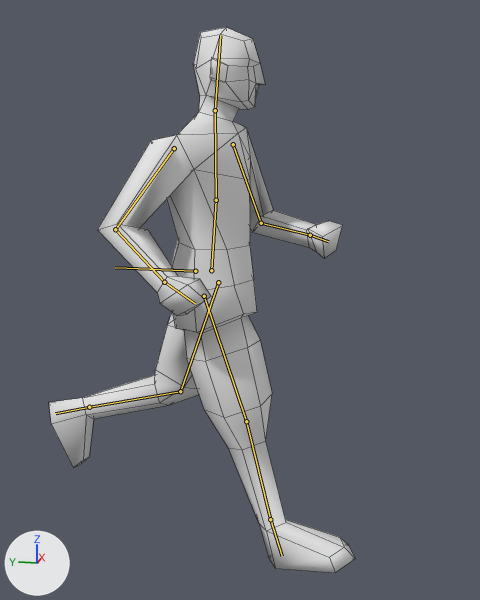
Before and after pictures for a commit that changed the Blender file animations/anim_move.blend.
Camera for both pictures: a camera (50 mm lens) standing at (-2.094, -0.514, 1.447) and looking at (-0.007, -0.097, 0.925). Arrows for +X, +Y and +Z are at lower left; the lights stay in place. Both versions are drawn at frame 18 of the action 'run-loop'; the numbers are the values there. The bones that bend it are drawn over the model as lines. Mesh edges are drawn as thin lines.

In view in the first picture: 'soldier_sr'.
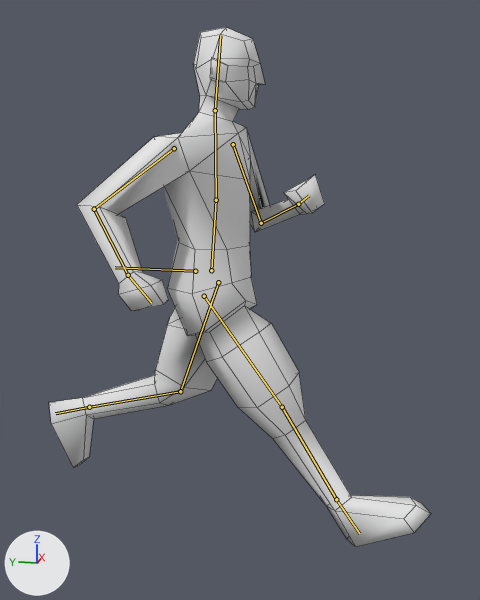
The change, as a list of edits to the scene's bpy script:
```text
Change bone_elbowl:
    where bone_elbowl = bpy.data.objects['Armature'].pose.bones['ElbowL']  # child of 'ArmL'
    bone_elbowl.rotation_quaternion: (0.852, 0.418, 0.054, 0.31) -> (0.681, 0.571, 0.096, 0.448)  # degrees (49, -10, 36) -> degrees (69, -22, 51)
Change bone_armr:
    where bone_armr = bpy.data.objects['Armature'].pose.bones['ArmR']  # child of 'Spine2'
    bone_armr.rotation_quaternion: (0.866, -0.084, -0.445, 0.21) -> (0.808, -0.208, -0.518, 0.189)  # degrees (-29, -47, 40) -> degrees (-55, -49, 53)
Change bone_hipr:
    where bone_hipr = bpy.data.objects['Armature'].pose.bones['HipR']  # child of 'Root'
    bone_hipr.rotation_quaternion: (0.981, 0.042, 0.124, -0.144) -> (0.947, 0.058, 0.127, -0.29)  # degrees (3, 15, -16) -> degrees (2, 16, -34)
```

Boxes (x1, y1, x2, y2) around the edits, measured in the pictures (480 x 600 px):
'soldier_sr', posed (25% wider): before (49, 27, 355, 573); after (49, 27, 431, 547)
bone 'ElbowL', root to tip: before (261, 223) to (310, 235); after (261, 223) to (298, 204)
bone 'ArmR', root to tip: before (174, 148) to (115, 229); after (174, 148) to (94, 209)
bone 'HipR', root to tip: before (204, 296) to (246, 421); after (204, 296) to (282, 407)
